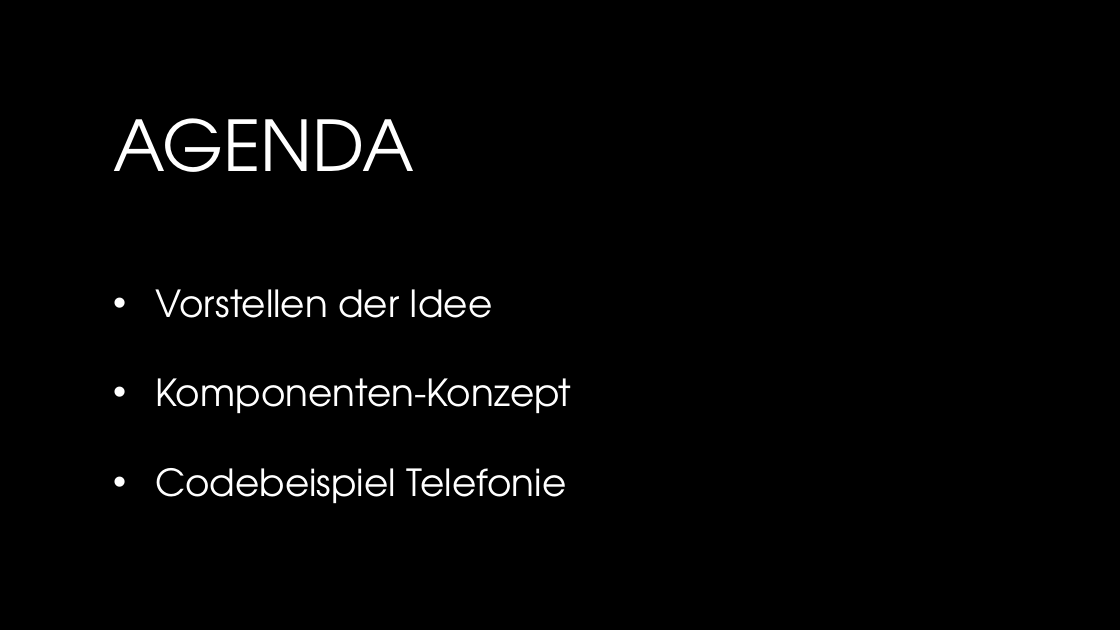
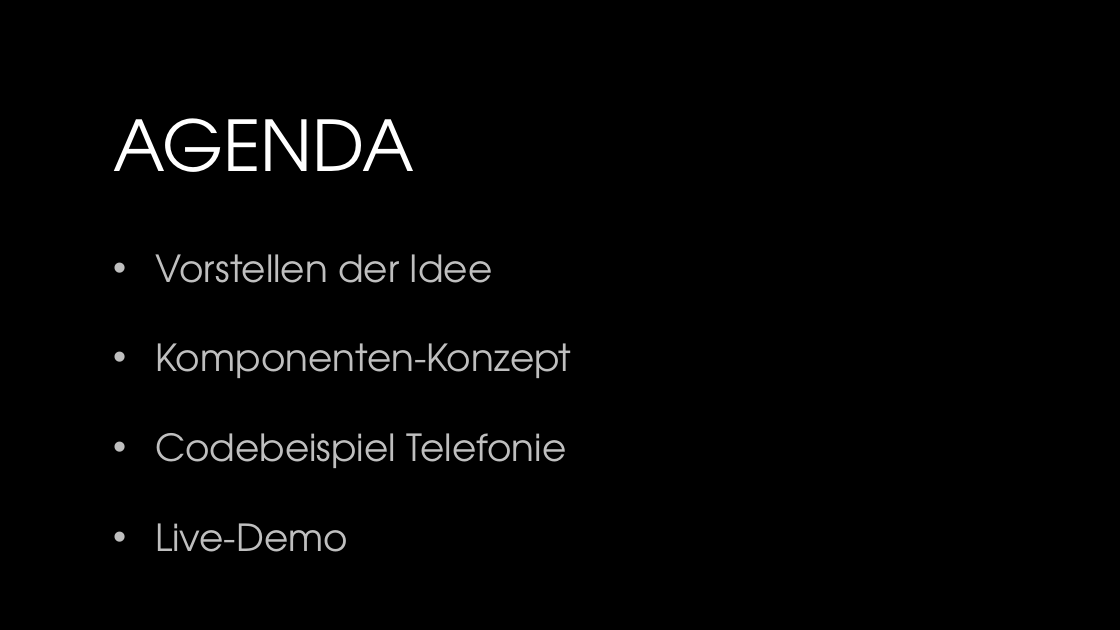
Before and after one commit to YK18415/TeamAndroid, a slide deck: slide 2 of documentation/TeamAndroid_Praesentation.pptx. Drawn at 1120x630 pixels with LibreOffice and Linux fonts; fonts in the diff are those of the drawing; background and template pictures are left out. Boxes give left, top, right and bottom in pixels: in the first picture for what was removed or moved away, otherwise in the second. Text is boxed around its words. In the diff, an @@ line names an element or a change of style, - is before the commit and + after.

```diff
--- a/documentation/TeamAndroid_Praesentation.pptx
+++ b/documentation/TeamAndroid_Praesentation.pptx
@@ text "Vorstellen der Idee": place and size @@
-text "Vorstellen der Idee" at [155, 289, 571, 504]
+text "Vorstellen der Idee" at [155, 254, 571, 552]
@@ text at [155, 254, 571, 468]: text colour #FFFFFF to #BFBFBF in "Vorstellen der Idee", "Komponenten-Konzept", "Codebeispiel Telefonie" @@
@@ text at [155, 523, 348, 552]: paragraph added @@
+• Live-Demo
```
Also in this commit, not shown: 2 other slides changed, 10 slides added, 2 slides removed, 4 other files.
